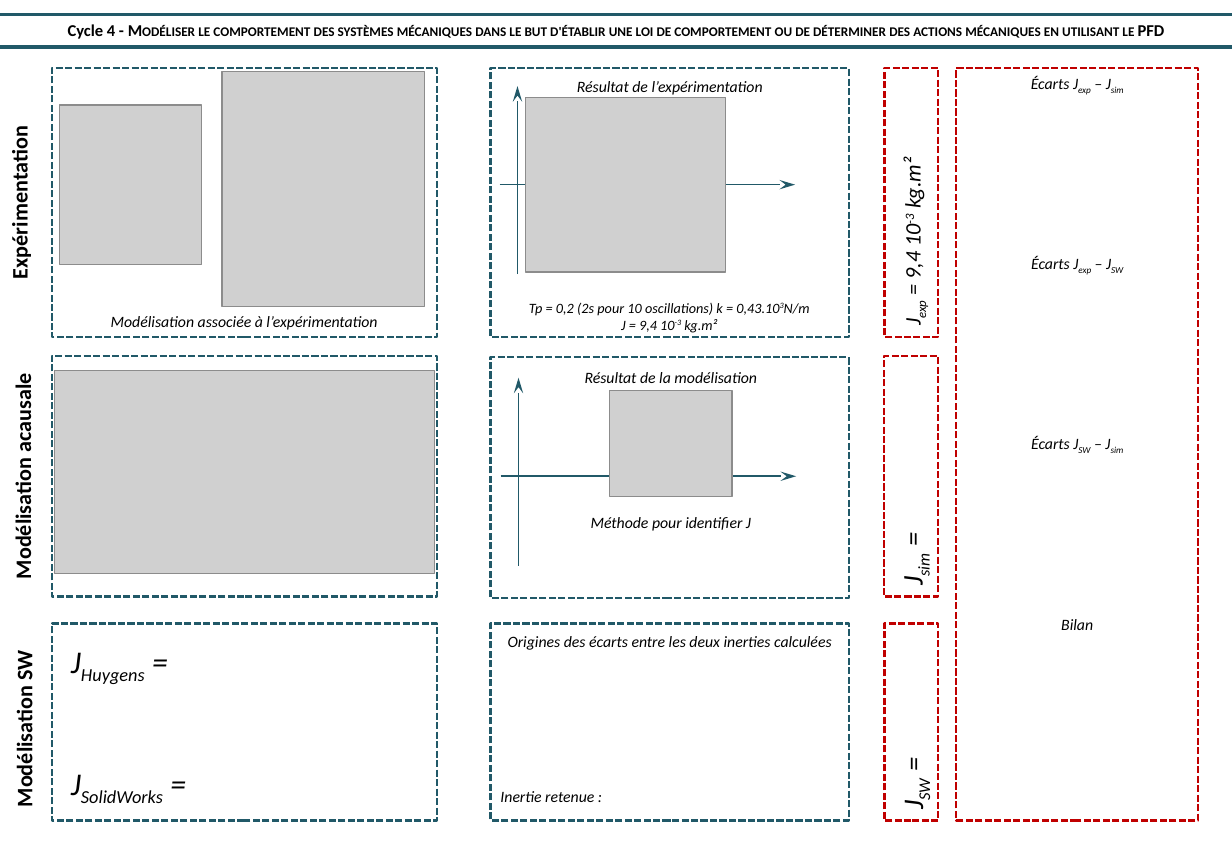
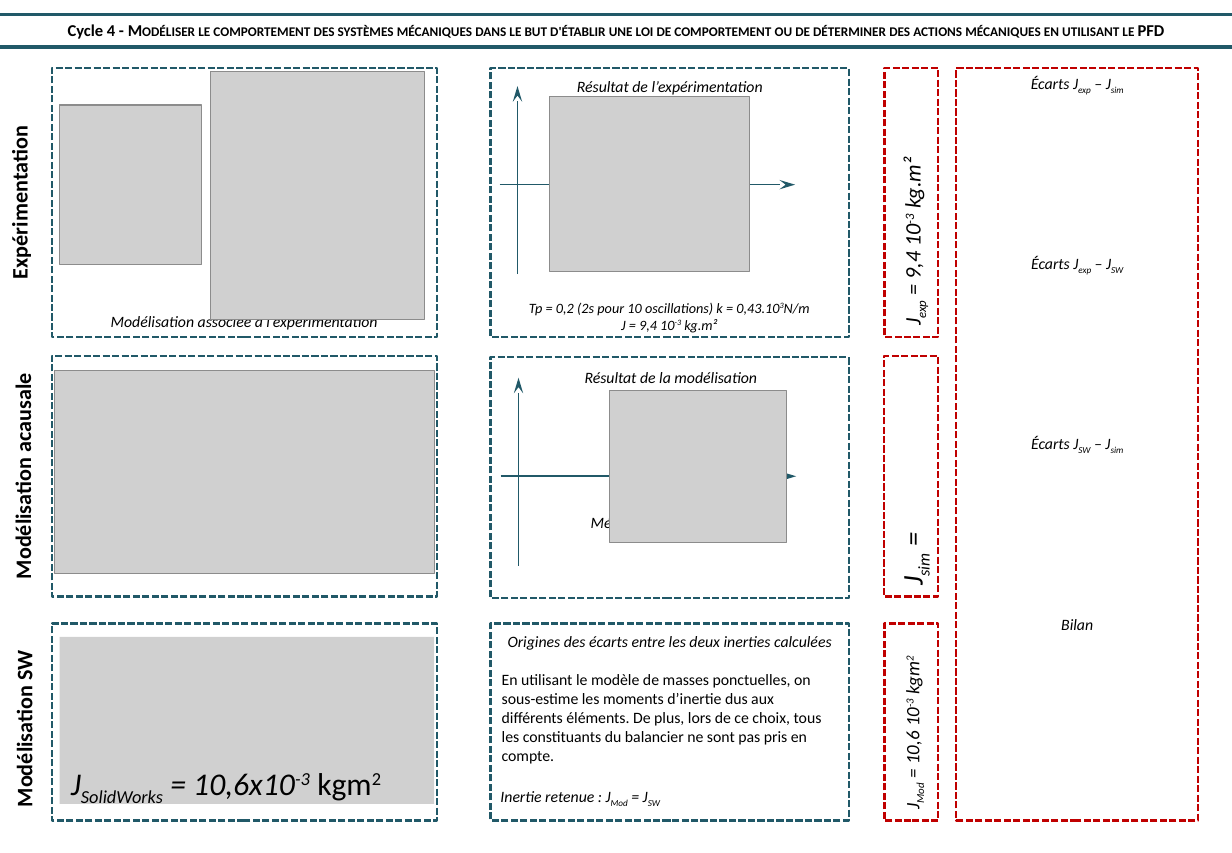
Before and after one commit to xpessoles/PSI_Cy_04_ModelisationDynamique, a slide deck: slide 2 of TPs/TP_04_Drone/TP_Cinetique_D2C_Synthese.pptx. Drawn at 1232x853 pixels with LibreOffice and Linux fonts; fonts in the diff are those of the drawing; grey boxes stand for pictures. Boxes give left, top, right and bottom in pixels: in the first picture for what was removed or moved away, otherwise in the second. Text is boxed around its words. In the diff, an @@ line names an element or a change of style, - is before the commit and + after.

```diff
--- a/TPs/TP_04_Drone/TP_Cinetique_D2C_Synthese.pptx
+++ b/TPs/TP_04_Drone/TP_Cinetique_D2C_Synthese.pptx
@@ picture: place and size @@
-picture at box(222, 72, 424, 306)
+picture at box(210, 72, 424, 320)
@@ picture: place and size @@
-picture at box(526, 97, 726, 272)
+picture at box(549, 97, 750, 272)
@@ picture: place and size @@
-picture at box(610, 391, 733, 497)
+picture at box(610, 391, 786, 544)
@@ text removed at box(59, 637, 300, 687) @@
-JHuygens =
@@ picture added at box(59, 637, 433, 804) @@
@@ text at box(502, 674, 822, 764): paragraph added @@
+En utilisant le modèle de masses ponctuelles, on sous-estime les moments d’inertie dus aux différents éléments. De plus, lors de ce choix, tous les constituants du balancier ne sont pas pris en compte.
@@ text at box(901, 699, 924, 762): text changed; size 18 to 12 pt @@
-JSW =
+JMod = 10,6 10-3 kgm2
@@ text at box(193, 773, 310, 799): text changed @@
-JSolidWorks =
+JSolidWorks = 10,6x10-3 kgm2
```
Also in this commit, not shown: 1 other slide changed, 3 other files.
